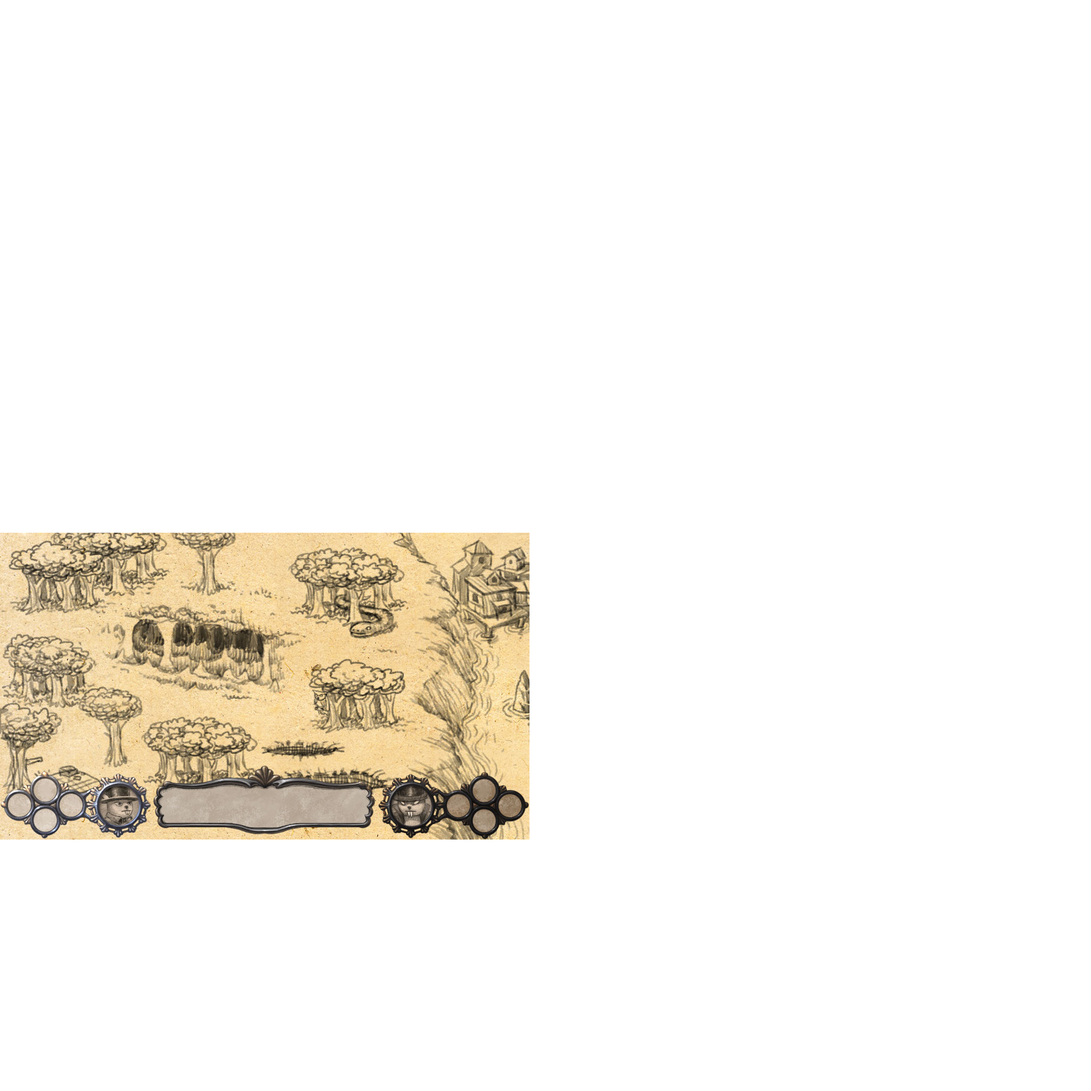
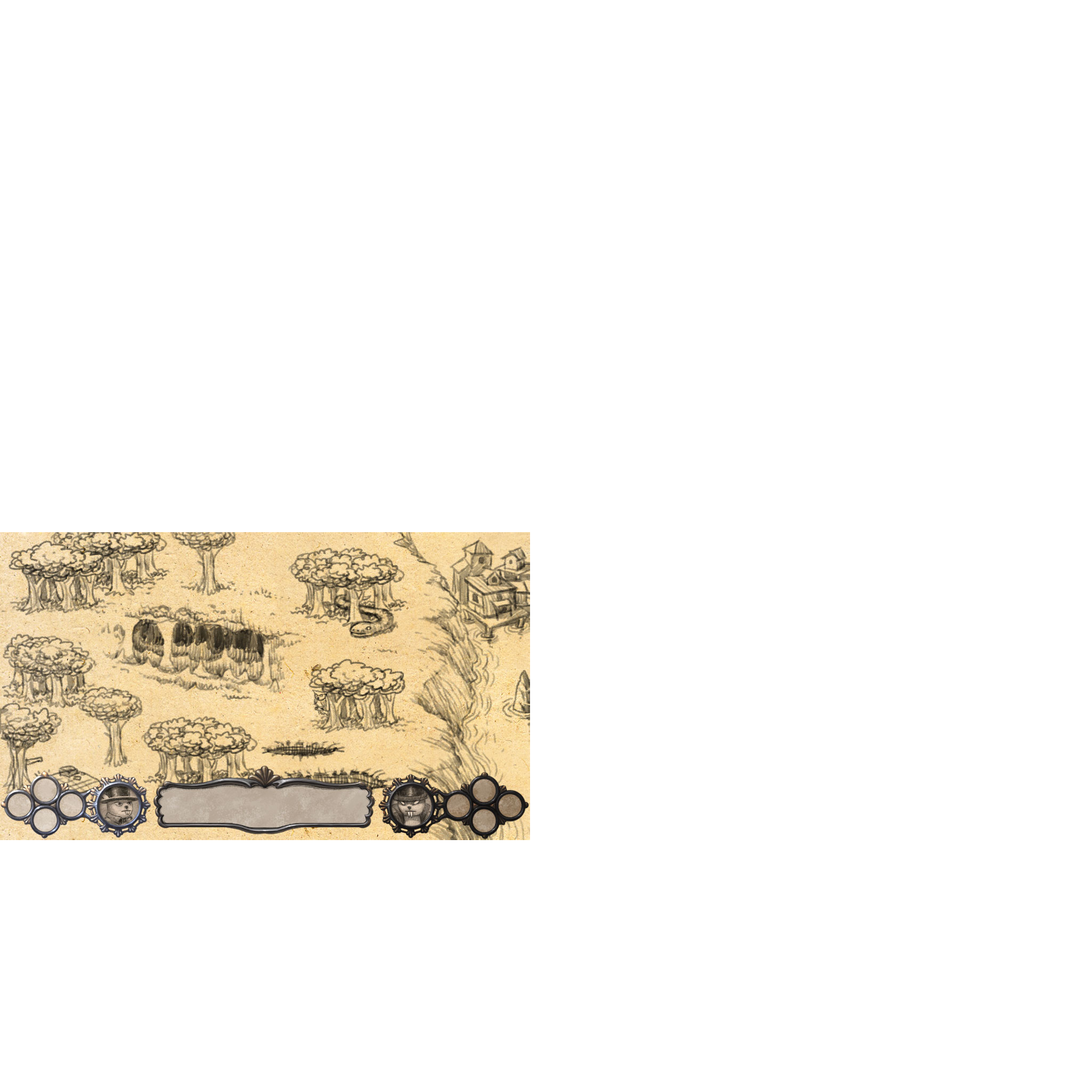
Two versions of the same layered image (1091px x 1091px). Layer-by-layer changes:
added layer "helper" above "Background" over [0, 532, 531, 841]
